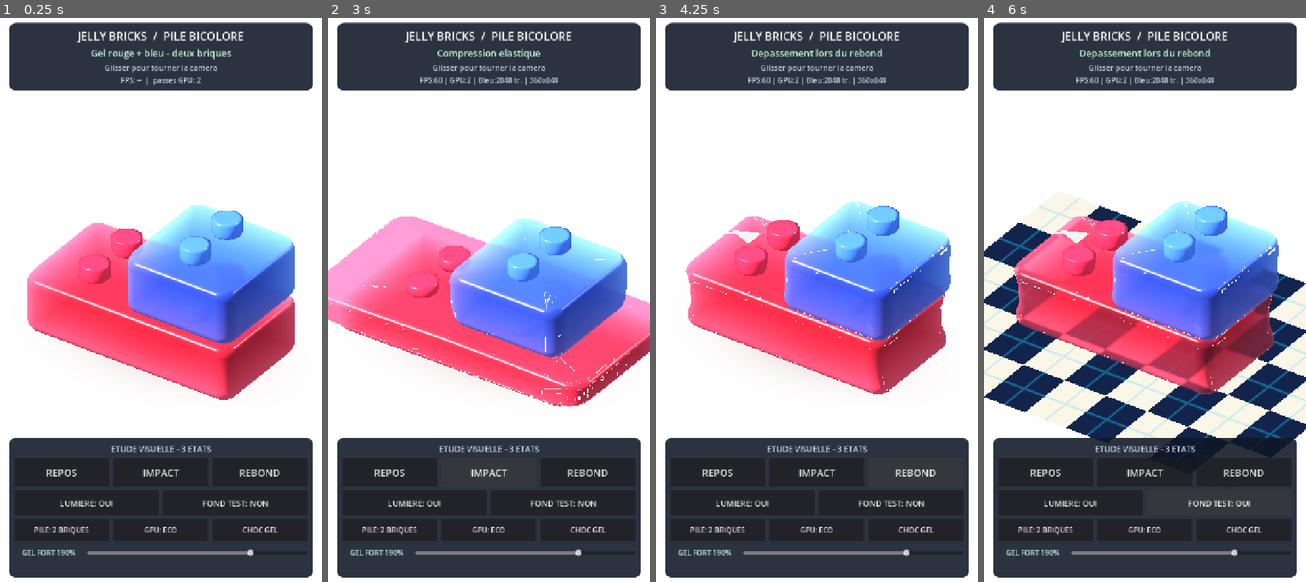
Above: before the commit, frames 1-4 (left to right).
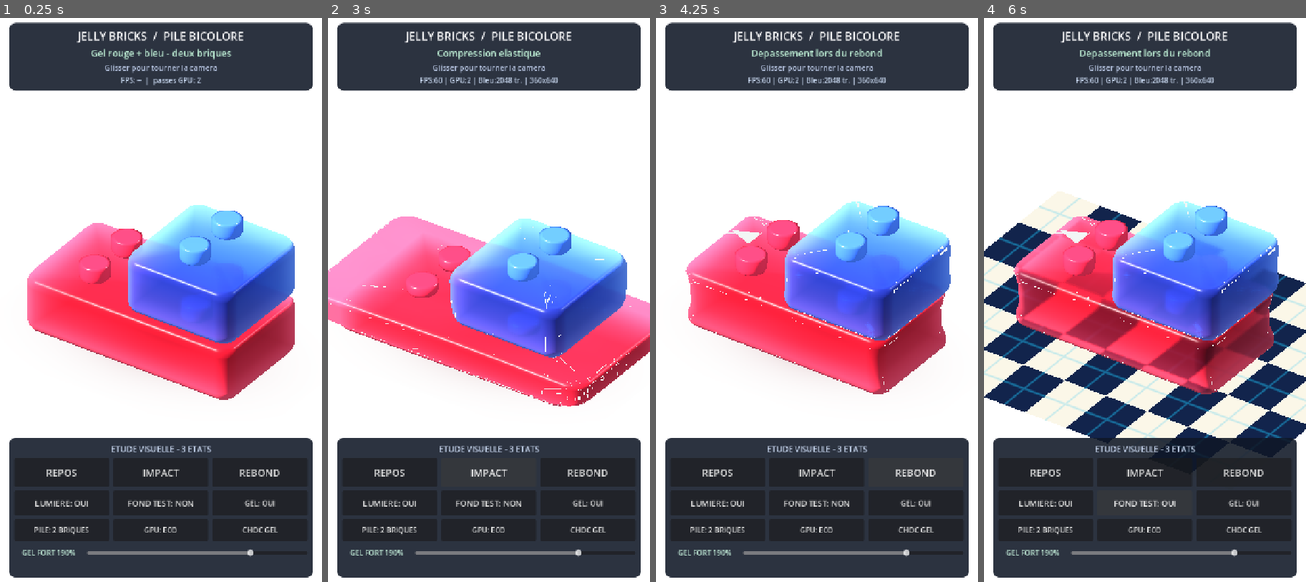
Above: after the commit, the same moments.

Repository: dbrckk/Jelly-bricks
Game: Godot game, scene res://prototypes/single_brick/layered_reference.tscn
The game is run twice, just before and just after one commit, with the same random seed, the same clock (stepped at 60 frames per second) and the same inputs. This scene is started directly instead of the project's main scene.
Inputs (mouse positions are in pixels of both pictures, inside the frame that each line leads up to):
- Up to frame 1 (0.25 s): no input
- Up to frame 2 (3 s): click (588, 503) at 0.5 s, where only the run after the commit has a clickable "GEL: OUI"; click (588, 503) at 1.25 s, where only the run after the commit has a clickable "GEL: NON"; click "REPOS" at 2 s; click "IMPACT" at 2.75 s
- Up to frame 3 (4.25 s): click "REBOND" at 3.5 s
- Up to frame 4 (6 s): click "LUMIERE: OUI" at 4.25 s; click "LUMIERE: NON" at 5 s; click "FOND TEST: NON" at 5.75 s

The runs differ from the first frame. In frame 1, 2.7% of the frame differs, in the area x 10-90%, y 40-87%; in frame 2, 3.0%; in frame 3, 2.7%; in frame 4, 5.0%, in the area x 10-90%, y 39-87%.

Commit message:
feat(android): compare organic gelatin and v12 plastic-look shader with live toggle

Diff:
--- a/native-godot/prototypes/single_brick/layered_reference.gd
+++ b/native-godot/prototypes/single_brick/layered_reference.gd
@@ -53,6 +53,8 @@
 var upper_triangles_detail: int = 0
 var perf_label: Label
 var perf_elapsed: float = 0.0
+var organic_material_enabled: bool = true
+var organic_toggle: Button
 
 func _ready() -> void:
     super._ready()
@@ -60,6 +62,7 @@
     _make_second_optical_pass()
     _make_blue_brick()
     _make_stack_controls()
+    set_organic_material_enabled(true)
     # Volume-corrected GPU outlines only for this experimental two-layer
     # studio. Older single-brick screenshots and production stay unchanged.
     gel_material.set_shader_parameter("volume_conservation", 0.93)
@@ -199,6 +202,19 @@
     impact_button.pressed.connect(trigger_elastic_impact)
     row.add_child(impact_button)
 
+    # Compare the improved gelatin directly against the earlier plastic-
+    # looking material, without modifying the stable physics or viewports.
+    var optical_controls := mobile_hud.get_node(
+        "ReviewOverlay/ReviewControls/ControlColumn/OpticModes") as HBoxContainer
+    organic_toggle = Button.new()
+    organic_toggle.name = "ToggleOrganicMaterial"
+    organic_toggle.text = "GEL: OUI"
+    organic_toggle.size_flags_horizontal = Control.SIZE_EXPAND_FILL
+    organic_toggle.custom_minimum_size.y = 56.0
+    organic_toggle.add_theme_font_size_override("font_size", 16)
+    organic_toggle.pressed.connect(_toggle_organic_material)
+    optical_controls.add_child(organic_toggle)
+
     var force_row := HBoxContainer.new()
     force_row.name = "DeformationRange"
     force_row.add_theme_constant_override("separation", 9)
@@ -232,6 +248,18 @@
         "FPS: --  |  passes GPU: 2", 16, Color("#c5d5ec"))
     perf_label.name = "RenderBudgetStats"
     header_content.add_child(perf_label)
+
+func _toggle_organic_material() -> void:
+    set_organic_material_enabled(not organic_material_enabled)
+
+func set_organic_material_enabled(enabled: bool) -> void:
+    organic_material_enabled = enabled
+    var organic: float = 0.90 if enabled else 0.0
+    for paint in [gel_material, upper_paint]:
+        if paint != null:
+            paint.set_shader_parameter("organic_gel", organic)
+    if organic_toggle != null:
+        organic_toggle.text = "GEL: OUI" if enabled else "GEL: NON"
 
 func set_visual_gain(value: float) -> void:
     visual_gain = clampf(value, 1.0, 2.2)
